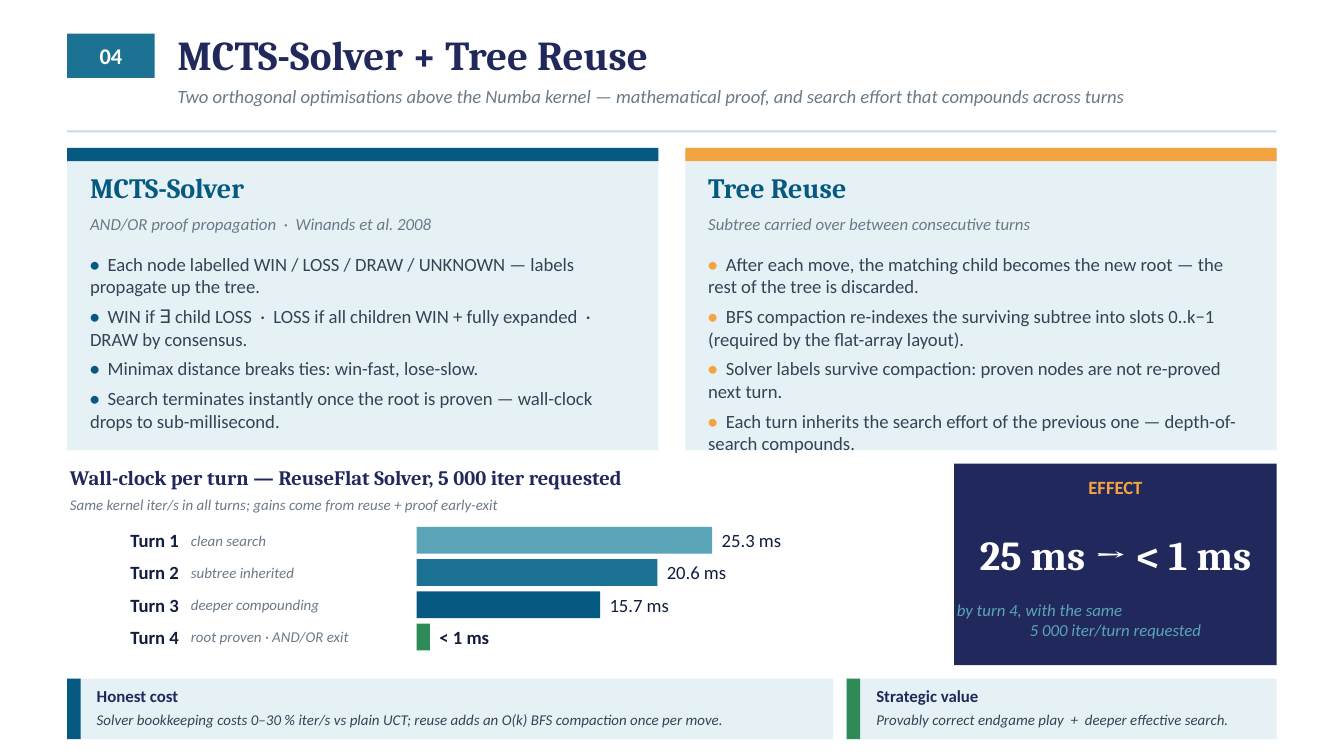
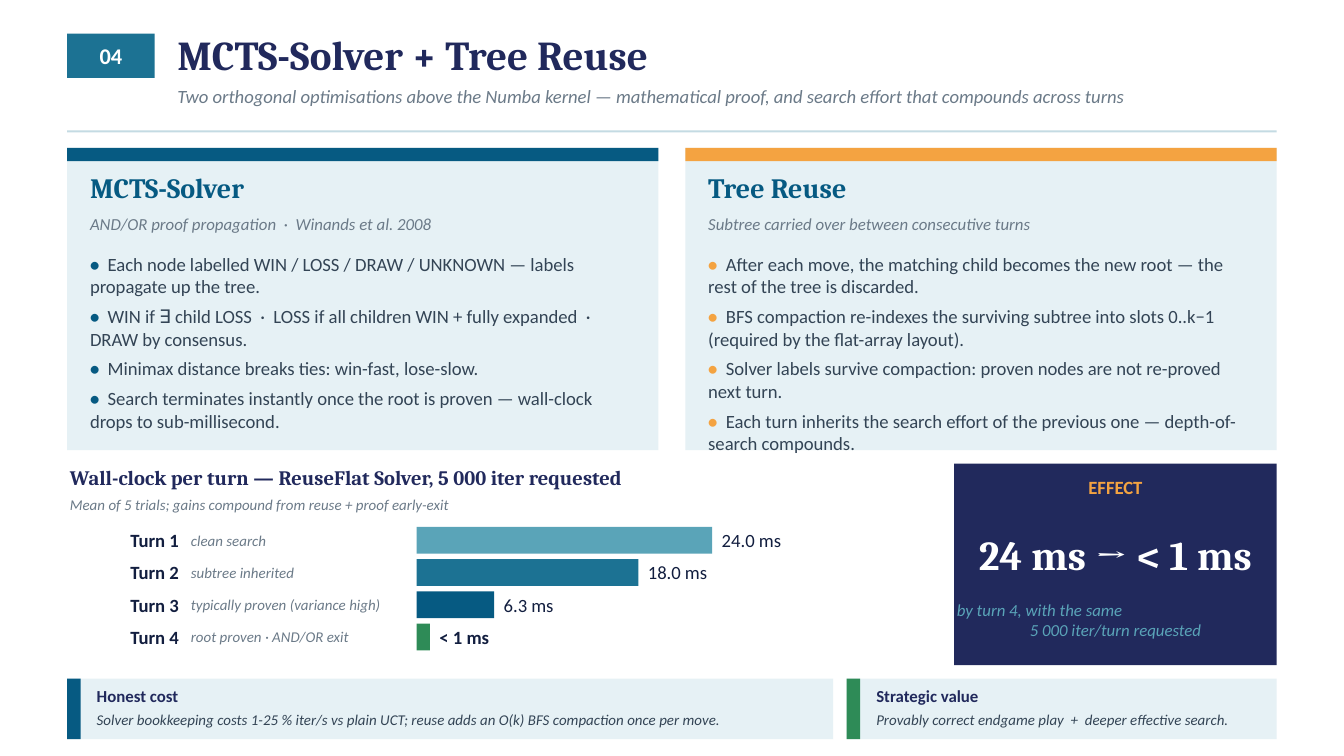
Before and after one commit to Difl4/popout-ai, a slide deck: slide 1 of docs/solver_reuse_slide.pptx. Drawn at 1344x756 pixels with LibreOffice and Linux fonts; fonts in the diff are those of the drawing. Boxes give left, top, right and bottom in pixels: in the first picture for what was removed or moved away, otherwise in the second. Text is boxed around its words. In the diff, an @@ line names an element or a change of style, - is before the commit and + after.

```diff
--- a/docs/solver_reuse_slide.pptx
+++ b/docs/solver_reuse_slide.pptx
@@ text at box(70, 499, 448, 513): text changed @@
-Same kernel iter/s in all turns; gains come from reuse + proof early-exit
+Mean of 5 trials; gains compound from reuse + proof early-exit
@@ text at box(722, 535, 781, 547): text changed @@
-25.3 ms
+24.0 ms
@@ rectangle: place and size @@
-rectangle at box(417, 559, 657, 586)
+rectangle at box(417, 559, 638, 586)
@@ text at box(648, 566, 707, 579): text changed @@
-20.6 ms
+18.0 ms
@@ text at box(979, 542, 1252, 571): text changed @@
-25 ms → < 1 ms
+24 ms → < 1 ms
@@ text at box(191, 599, 380, 613): text changed @@
-deeper compounding
+typically proven (variance high)
@@ rectangle: place and size @@
-rectangle at box(417, 591, 601, 618)
+rectangle at box(417, 591, 495, 618)
@@ text at box(504, 599, 553, 612): text changed @@
-15.7 ms
+6.3 ms
@@ text at box(97, 714, 720, 728): text changed @@
-Solver bookkeeping costs 0–30 % iter/s vs plain UCT; reuse adds an O(k) BFS compaction once per move.
+Solver bookkeeping costs 1-25 % iter/s vs plain UCT; reuse adds an O(k) BFS compaction once per move.
```
Also in this commit, not shown: 1 other file.
